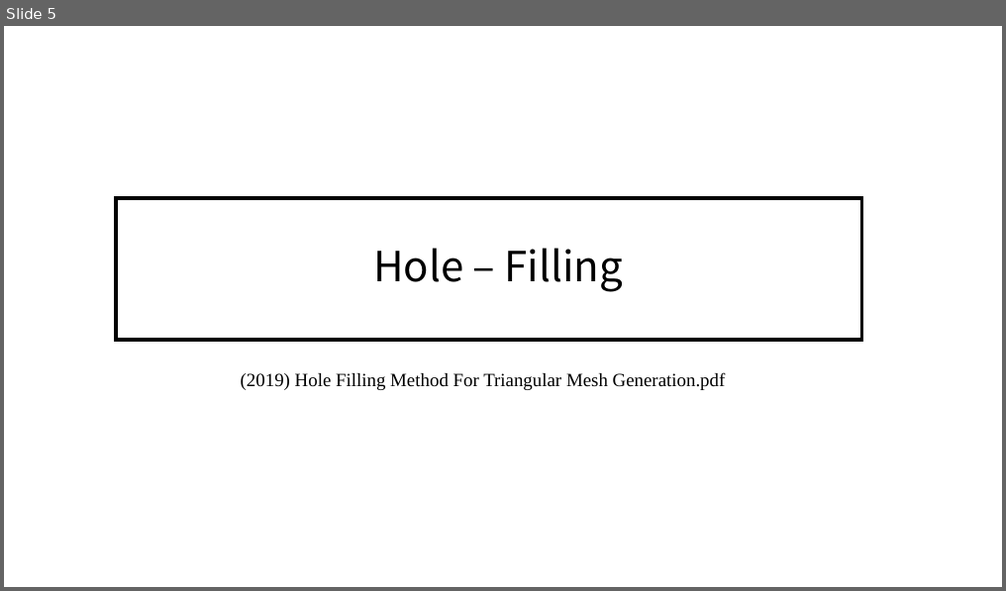
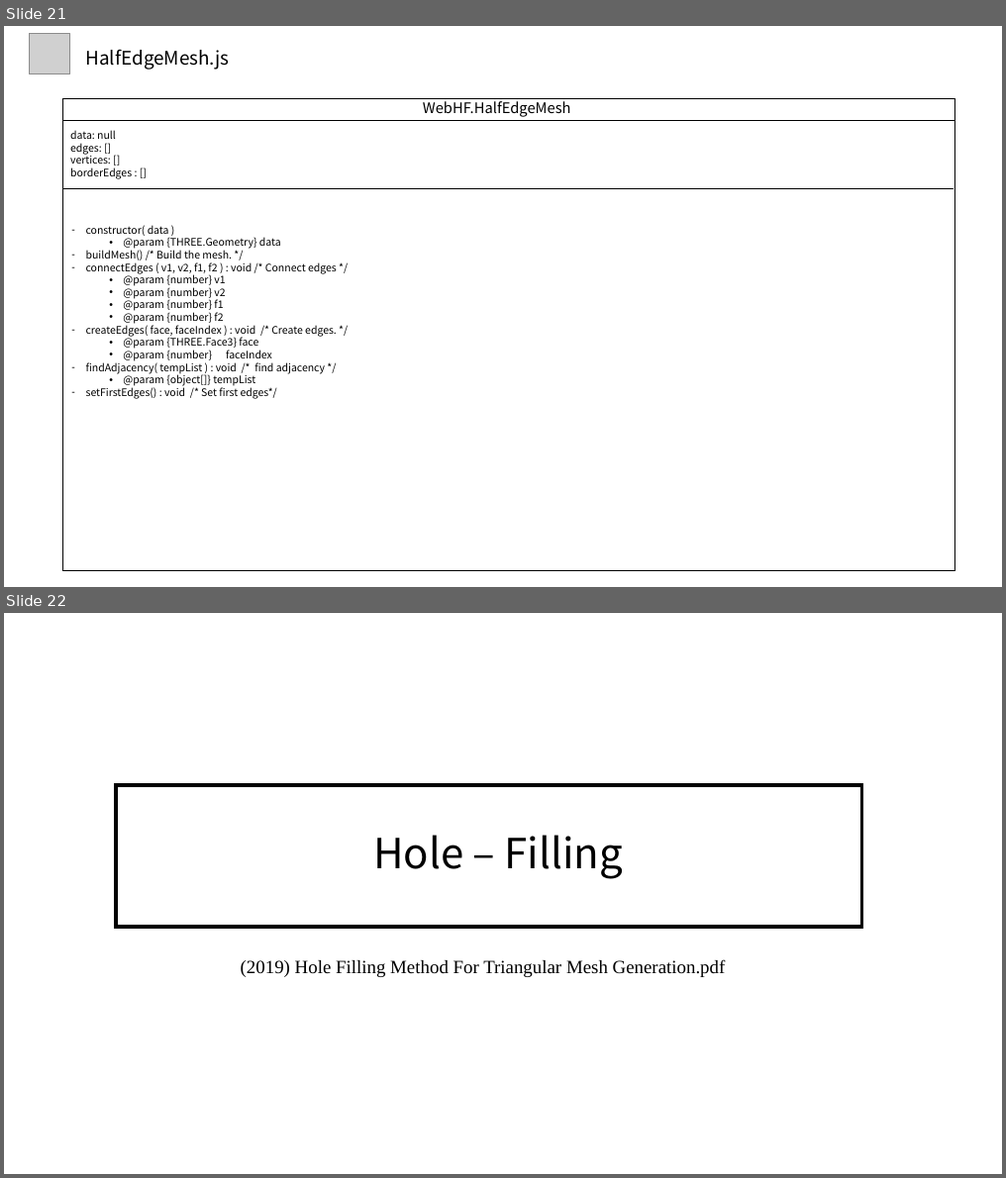
Before and after one commit to alexchun78/threeJS-holeFilling, a slide deck: (코드분석) WebGL Hole Filling.pptx. Shown one above the other, each under a label of ours: slide 5 before the commit, slides 21 and 22 after it. The pictures are 1006x591 and 1006x1178 pixels, drawn with LibreOffice and Linux fonts; fonts in the diff are those of the drawing; grey boxes stand for pictures. Boxes give left, top, right and bottom in pixels: in the first picture for what was removed or moved away, otherwise in the second. Text is boxed around its words. In the diff, an @@ line names an element or a change of style, - is before the commit and + after.

```diff
--- a/(코드분석) WebGL Hole Filling.pptx
+++ b/(코드분석) WebGL Hole Filling.pptx
@@ slide 21 added at [4,26,1002,587], background #FFFFFF @@
@@ picture added at [30,34,70,74] @@
@@ text added at [86,49,230,70], 18 pt, text #000000 @@
+HalfEdgeMesh.js
@@ rectangle added at [63,98,954,571], outline #000000 0.5 pt @@
@@ text added at [423,98,571,117], 14 pt, text #000000 @@
+WebHF.HalfEdgeMesh
@@ line added from (63, 121) to (954, 121), #000000 0.5 pt @@
@@ text added at [70,130,132,179], 10 pt, text #000000 @@
+data: null
+edges: []
+vertices: []
+borderEdges : []
@@ line added from (63, 188) to (954, 188), #000000 0.5 pt @@
@@ text added at [86,225,337,399], 10 pt, text #000000 @@
+– constructor( data )
+  • @param {THREE.Geometry} data
+– buildMesh() /* Build the mesh. */
+– connectEdges ( v1, v2, f1, f2 ) : void /* Connect edges */
+  • @param {number} v1
+  • @param {number} v2
+  • @param {number} f1
+  • @param {number} f2
+– createEdges( face, faceIndex ) : void /* Create edges. */
+  • @param {THREE.Face3} face
+  • @param {number} faceIndex
+– findAdjacency( tempList ) : void /* find adjacency */
+  • @param {object[]} tempList
+– setFirstEdges() : void /* Set first edges*/
@@ what was slide 5 is now slide 22 @@
```
Also in this commit, not shown: 2 slides changed, 16 other slides added, 2 other files.
